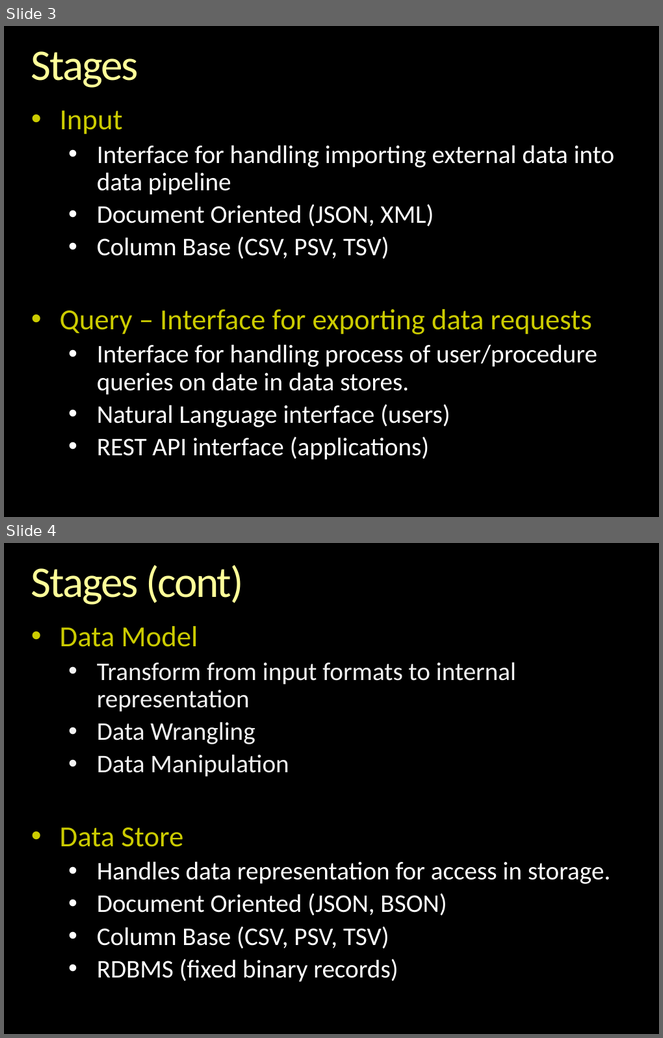
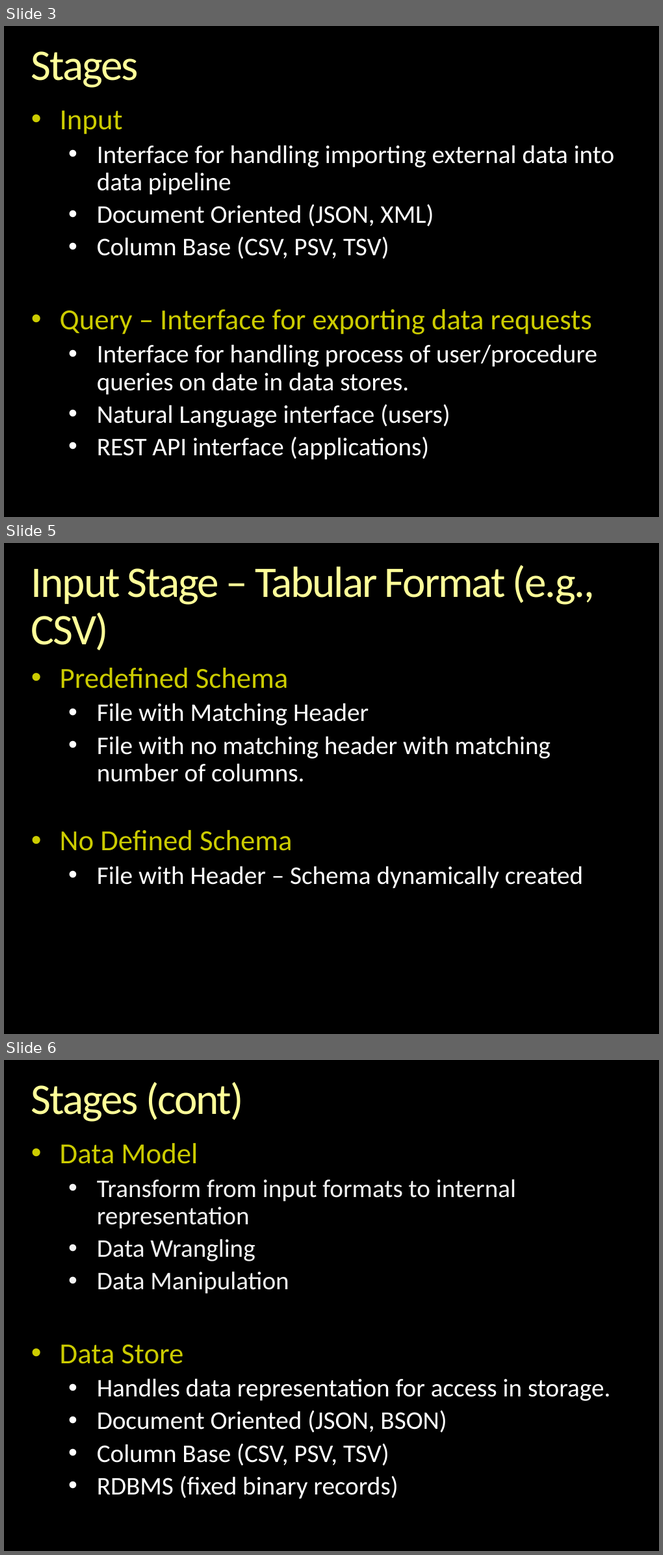
Before and after one commit to andrewferlitsch/epipog-nosql, a slide deck: specs/stages/Data Pipeline.pptx. Shown one above the other, each under a label of ours: slides 3 and 4 before the commit, slides 3, 5 and 6 after it; the slides between them are not shown. The pictures are 663x1038 and 663x1555 pixels, drawn with LibreOffice and Linux fonts; fonts in the diff are those of the drawing; background and template pictures are left out. Boxes give left, top, right and bottom in pixels: in the first picture for what was removed or moved away, otherwise in the second. Text is boxed around its words. In the diff, an @@ line names an element or a change of style, - is before the commit and + after.

```diff
--- a/specs/stages/Data Pipeline.pptx
+++ b/specs/stages/Data Pipeline.pptx
@@ slide 5 added at bbox=[4, 543, 659, 1034], background picture (left out) @@
@@ title added at bbox=[31, 565, 595, 650], 48 pt, text gradient #FFFFB9 to #FFFF99 to #F6AE1E @@
+Input Stage – Tabular Format (e.g., CSV)
@@ text added at bbox=[60, 668, 583, 889], 28 pt, text #FFFFFF @@
+• Predefined Schema
+  • File with Matching Header
+  • File with no matching header with matching number of columns.
+• No Defined Schema
+  • File with Header – Schema dynamically created
@@ what was slide 4 is now slide 6 @@
```
Also in this commit, not shown: 2 slides changed, 1 other slide added.
